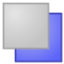
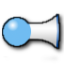
Layer changes from the first 64 × 64 image to the second:
added layer "alarmAlarm" above "alarmSound" over [0, 11, 64, 63]
hid "Level 4" over [2, 2, 50, 50]
hid "Level 3" over [14, 12, 63, 63]
